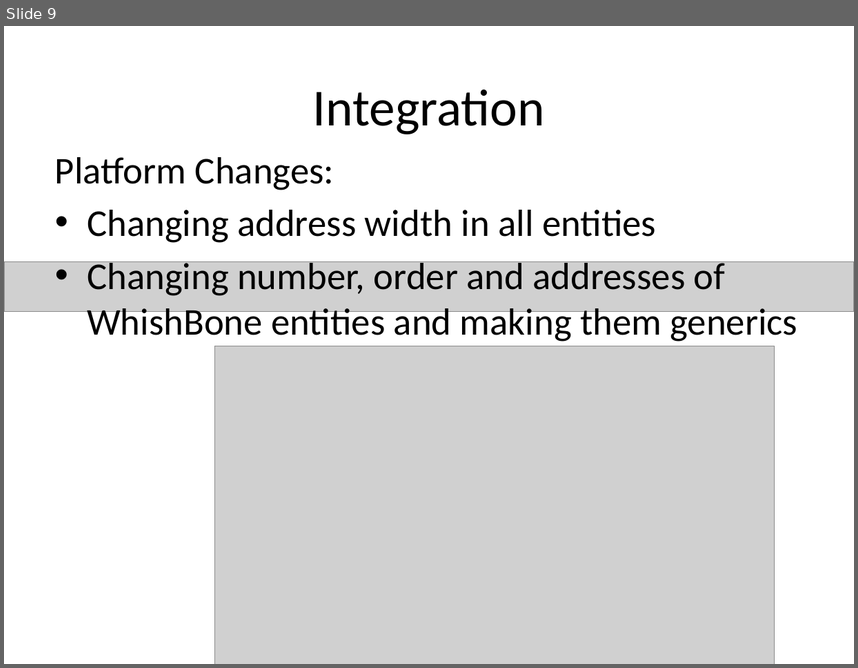
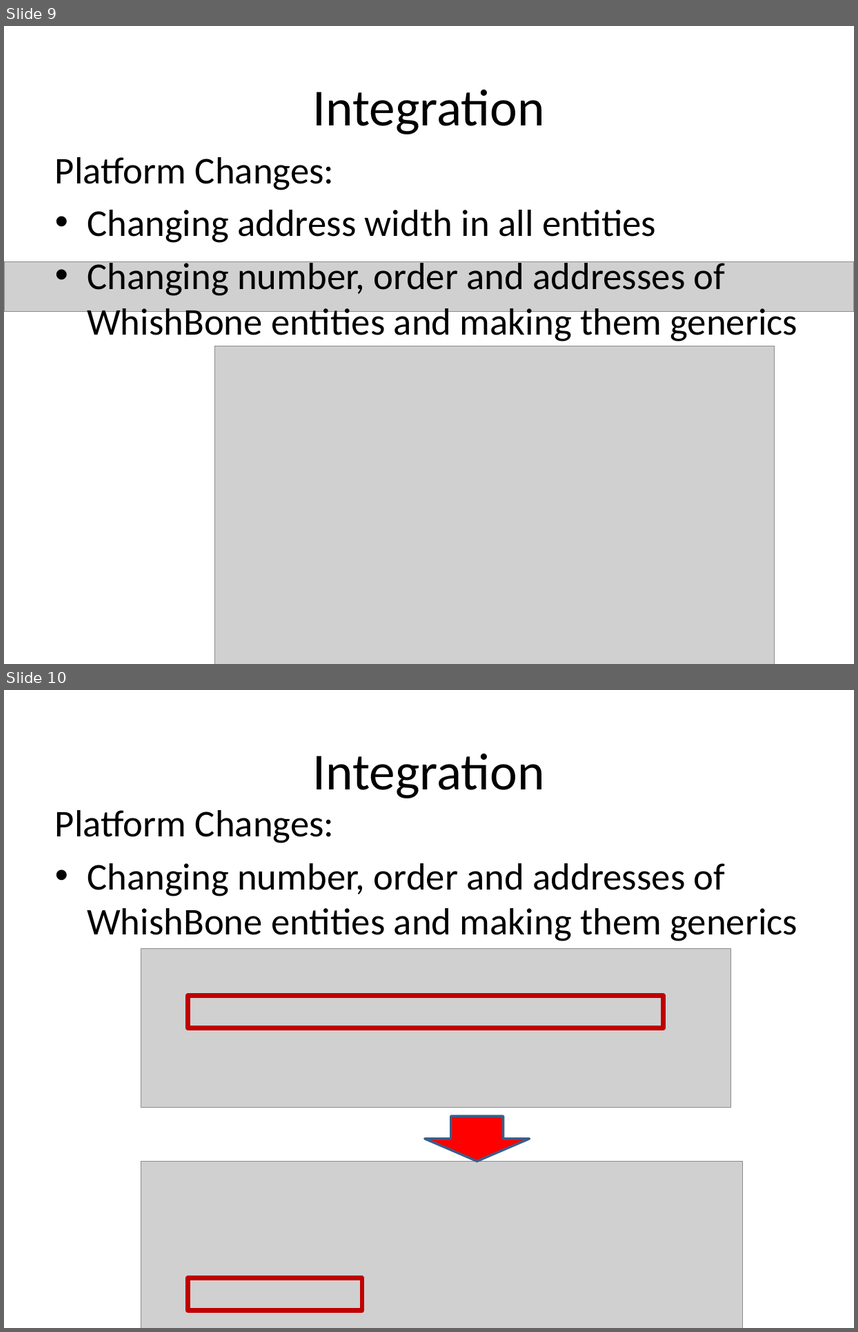
Before and after one commit to battellino/moran-zvika-project, a slide deck: presentation/FinalB/finalB.pptx. Shown one above the other, each under a label of ours: slide 9 before the commit, slides 9 and 10 after it. The pictures are 858x668 and 858x1332 pixels, drawn with LibreOffice and Linux fonts; fonts in the diff are those of the drawing; grey boxes stand for pictures; background and template pictures are left out. Boxes give left, top, right and bottom in pixels: in the first picture for what was removed or moved away, otherwise in the second. Text is boxed around its words. In the diff, an @@ line names an element or a change of style, - is before the commit and + after.

```diff
--- a/presentation/FinalB/finalB.pptx
+++ b/presentation/FinalB/finalB.pptx
@@ slide 10 added at bbox=[4, 690, 854, 1328], background picture (left out) @@
@@ title added at bbox=[313, 753, 545, 798], 44 pt, text #000000 @@
+Integration
@@ text added at bbox=[55, 810, 798, 941], 32 pt, text #000000 @@
+Platform Changes:
+• Changing number, order and addresses of WhishBone entities and making them generics
@@ picture added at bbox=[141, 949, 731, 1107] @@
@@ rectangle added at bbox=[188, 995, 664, 1027], outline #C00000 4 pt @@
@@ down arrow added at bbox=[425, 1116, 529, 1161], fill #FF0000, outline #3A5F8C 2 pt @@
@@ picture added at bbox=[141, 1161, 742, 1328] @@
@@ rectangle added at bbox=[188, 1277, 363, 1310], outline #C00000 4 pt @@
```
Also in this commit, not shown: 2 slides changed, 8 other slides added, 1 other file.
